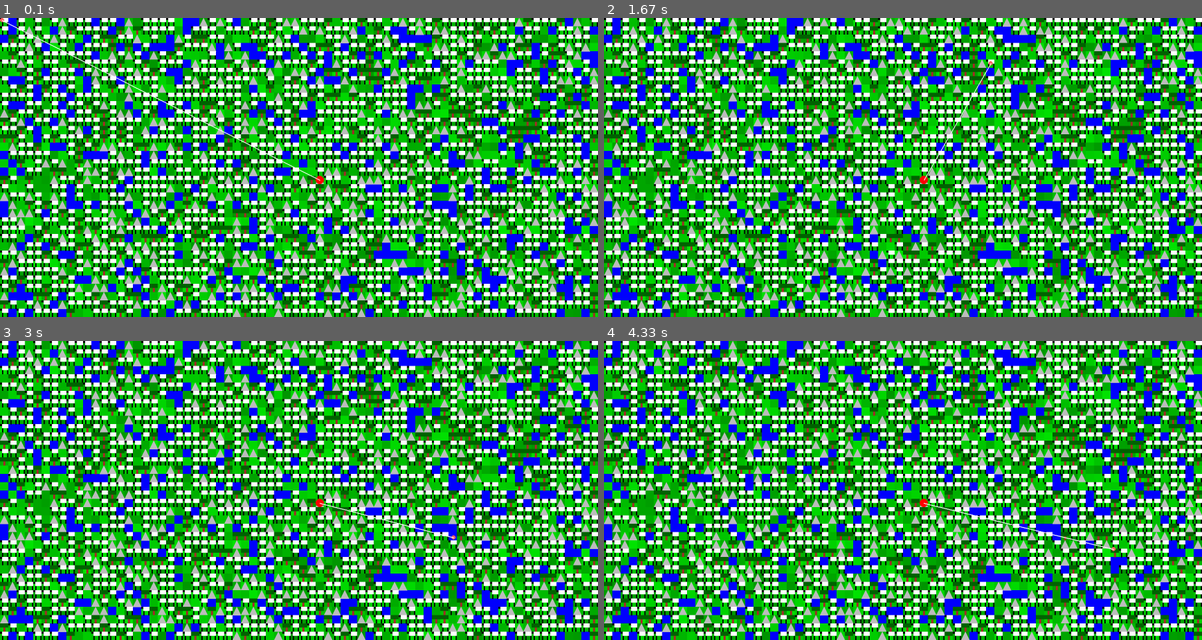
Above: before the commit, frames 1-4 (two rows, left to right).
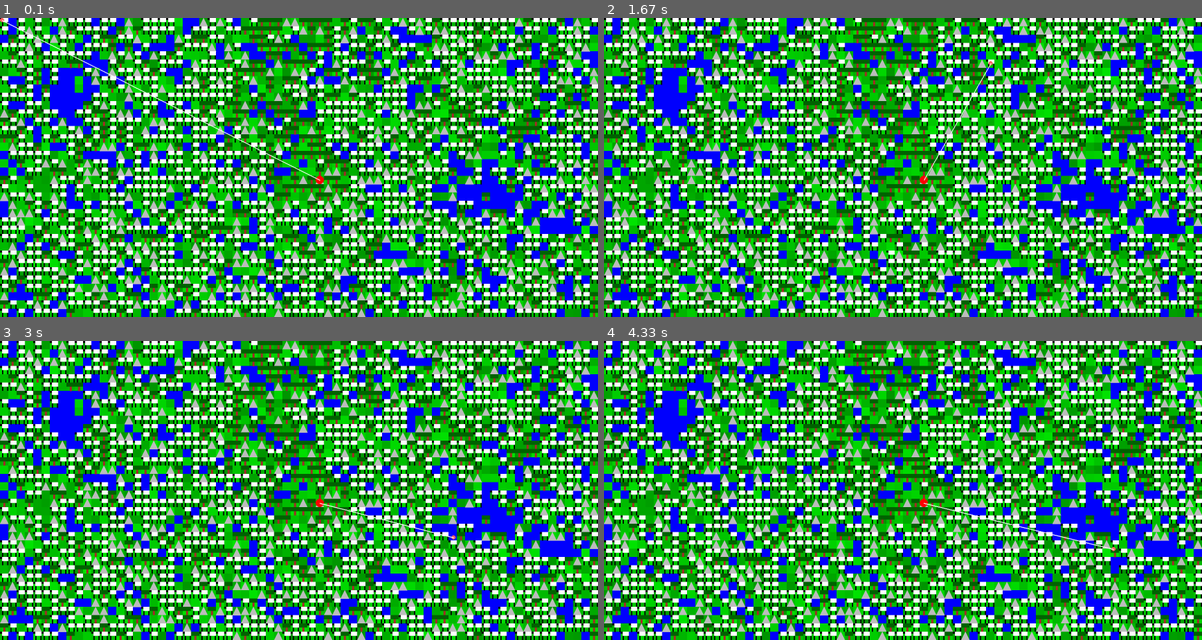
Above: after the commit, the same moments.

Repository: briankardon/GenesisIsland
Game: pygame game, started from genisis_island.py
Same seed, same stepped clock (60 frames per second), same inputs: the game is played once before the commit and once after it.
Inputs (mouse positions are in pixels of both pictures, inside the frame that each line leads up to):
- Up to frame 1 (0.1 s): no input
- Up to frame 2 (1.67 s): move the mouse to (879, 179) at 0.37 s; move the mouse to (759, 170) at 0.87 s; move the mouse to (992, 62) at 1.2 s
- Up to frame 3 (3 s): move the mouse to (310, 388) at 1.7 s; move the mouse to (304, 520) at 2.27 s; move the mouse to (454, 538) at 2.6 s
- Up to frame 4 (4.33 s): move the mouse to (1058, 463) at 3.03 s; move the mouse to (1118, 466) at 3.43 s; move the mouse to (1112, 550) at 4.1 s

The runs differ from the first frame. In frame 1, 5.4% of the frame differs, in the area x 6-96%, y 0-73%; in frame 2, 5.4%; in frame 3, 5.4%; in frame 4, 5.4%.

Commit message:
trying to fix sheep

Diff:
--- a/genisis_island.py
+++ b/genisis_island.py
@@ -24,7 +24,7 @@
 screen=pygame.display.set_mode((width, height))
 board=[]
 first=1
-map=make_map((720,1440), blur_size=12, max_value=255, integer=True)
+map=make_map((72,36), blur_size=2, max_value=255, integer=True)
 for bleh in range(72):
     board.append([])
     for bluh in range(36):
